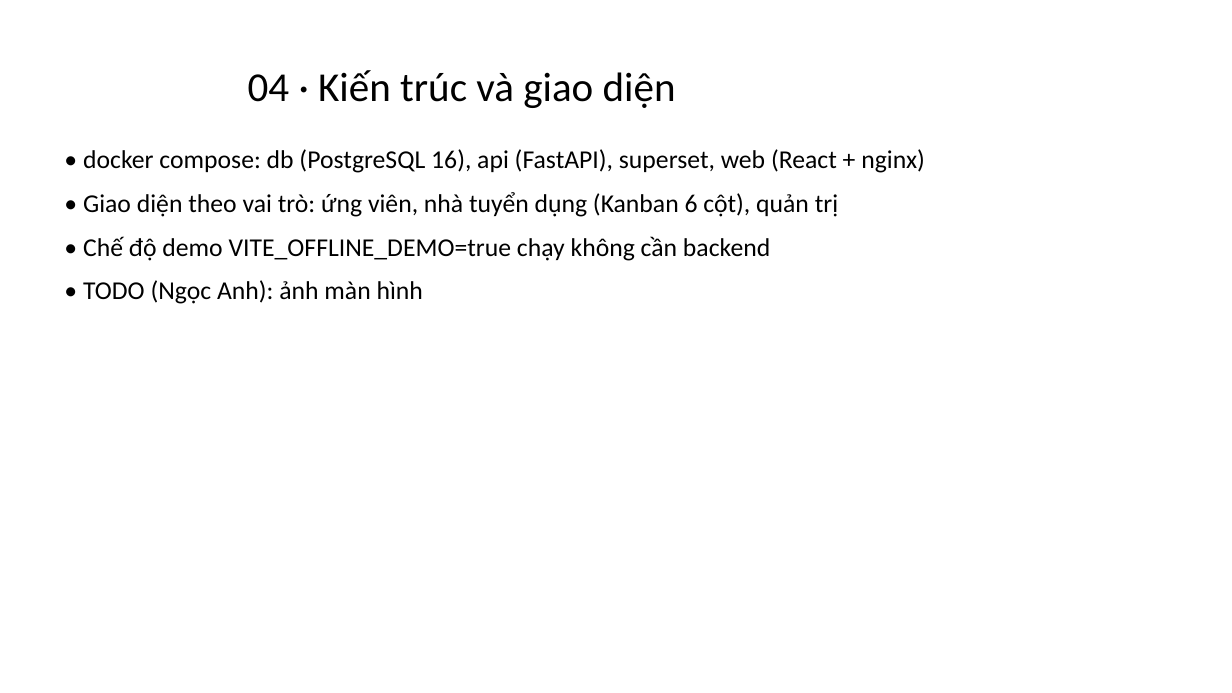
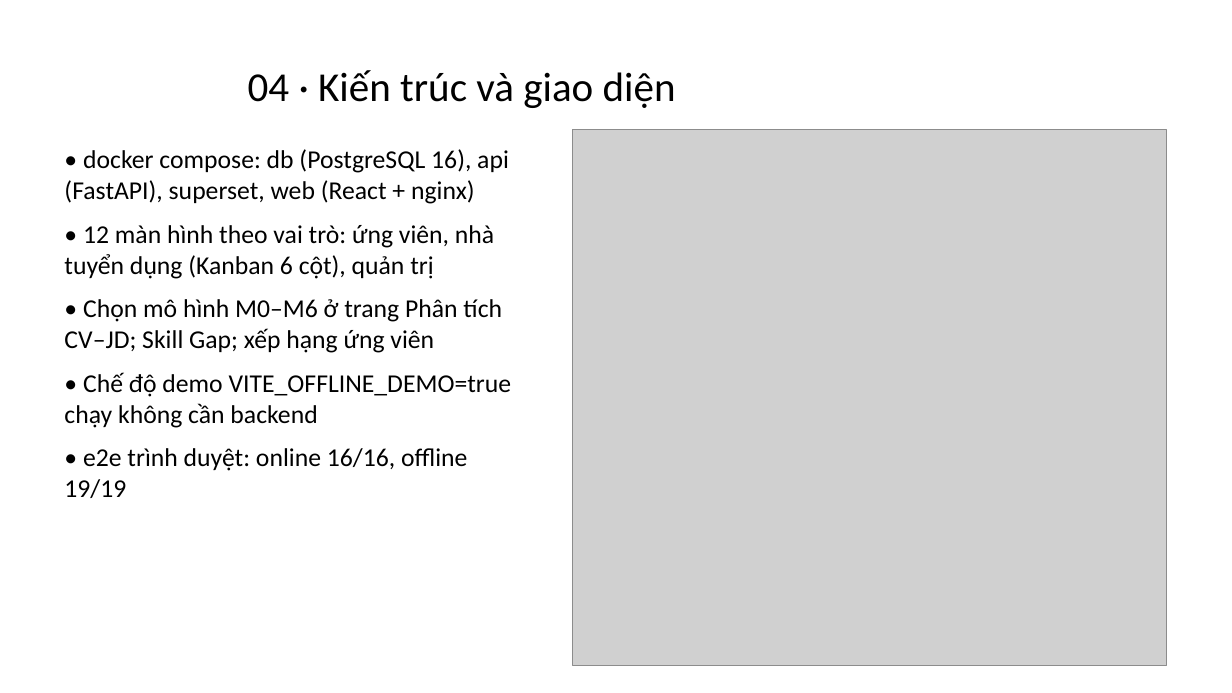
Before and after one commit to tbill111/TimKiemViecLam, a slide deck: slide 9 of docs/report/Slide_TH3.pptx. Drawn at 1232x693 pixels with LibreOffice and Linux fonts; fonts in the diff are those of the drawing; grey boxes stand for pictures. Boxes give left, top, right and bottom in pixels: in the first picture for what was removed or moved away, otherwise in the second. Text is boxed around its words. In the diff, an @@ line names an element or a change of style, - is before the commit and + after.

Commit message:
fix: cho phép M5/M6 trong match_results (migration 0007); dashboard Superset nhúng hiển thị được (role Public, khung iframe); sửa trang Phân tích CV–JD; hoàn thiện báo cáo, test case, ảnh giao diện và slide theo kết quả chạy thật

```diff
--- a/docs/report/Slide_TH3.pptx
+++ b/docs/report/Slide_TH3.pptx
@@ picture added at [573, 129, 1166, 665] @@
@@ text at [64, 225, 502, 353]: text changed @@
-• Giao diện theo vai trò: ứng viên, nhà tuyển dụng (Kanban 6 cột), quản trị
+• 12 màn hình theo vai trò: ứng viên, nhà tuyển dụng (Kanban 6 cột), quản trị
+• Chọn mô hình M0–M6 ở trang Phân tích CV–JD; Skill Gap; xếp hạng ứng viên
@@ text at [64, 448, 467, 498]: text changed @@
-• TODO (Ngọc Anh): ảnh màn hình
+• e2e trình duyệt: online 16/16, offline 19/19
```
Also in this commit, not shown: 5 other slides changed, 29 other files.
